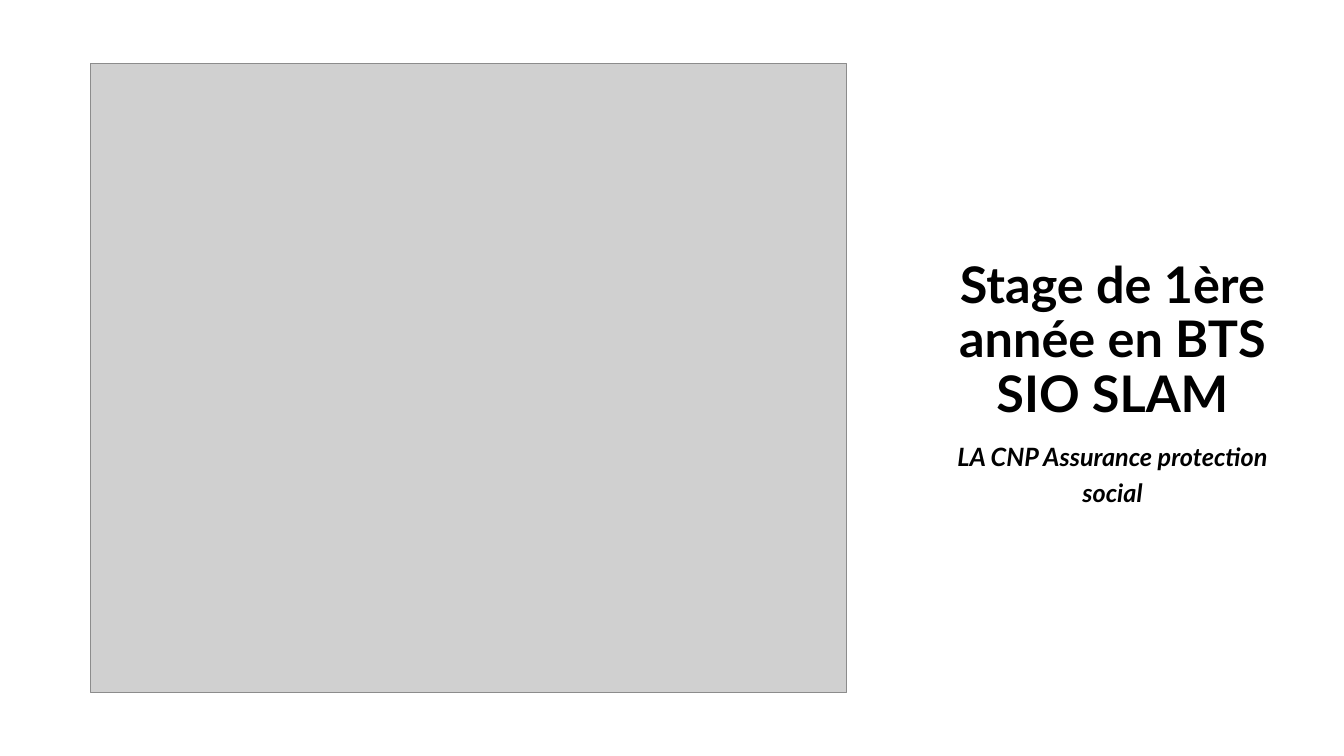
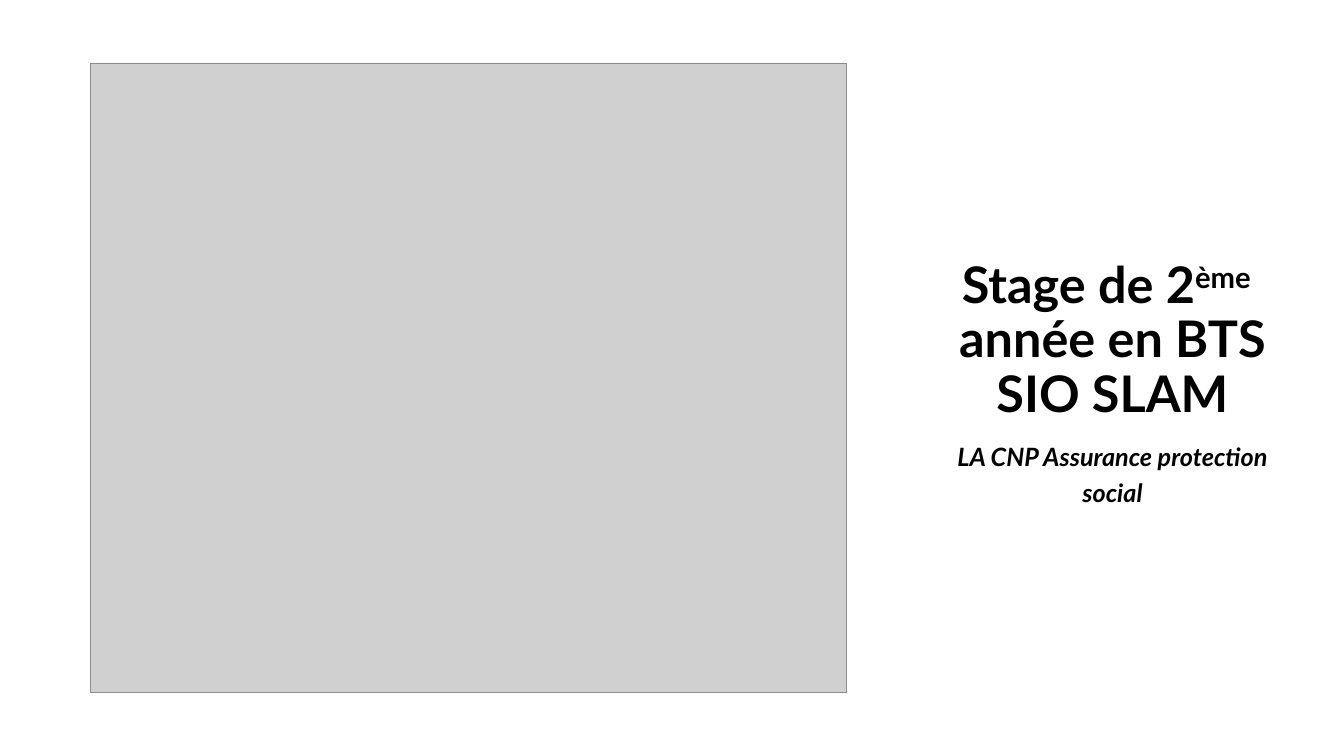
Before and after one commit to poke953/portfolio-Brule-Quentin, a slide deck: slide 1 of Presentation stage 2ème année.pptx. Drawn at 1344x756 pixels with LibreOffice and Linux fonts; fonts in the diff are those of the drawing; grey boxes stand for pictures. Boxes give left, top, right and bottom in pixels: in the first picture for what was removed or moved away, otherwise in the second. Text is boxed around its words. In the diff, an @@ line names an element or a change of style, - is before the commit and + after.

```diff
--- a/Presentation stage 2ème année.pptx
+++ b/Presentation stage 2ème année.pptx
@@ title at [959,265,1266,413]: text changed @@
-Stage de 1ère année en BTS SIO SLAM
+Stage de 2ème année en BTS SIO SLAM
```
Also in this commit, not shown: 1 other slide changed, 1 slide added, 1 slide removed, 1 other file.
